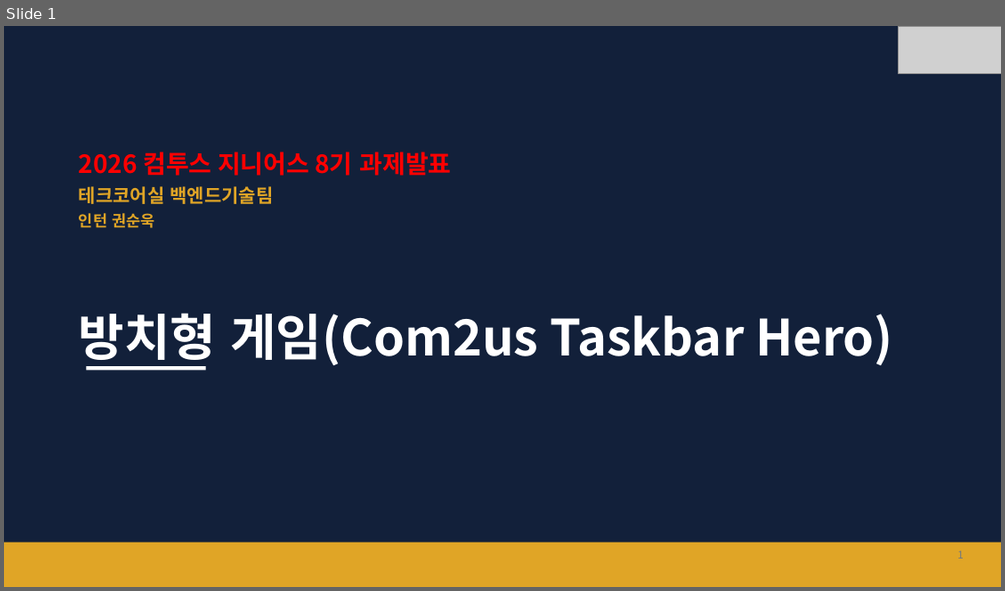
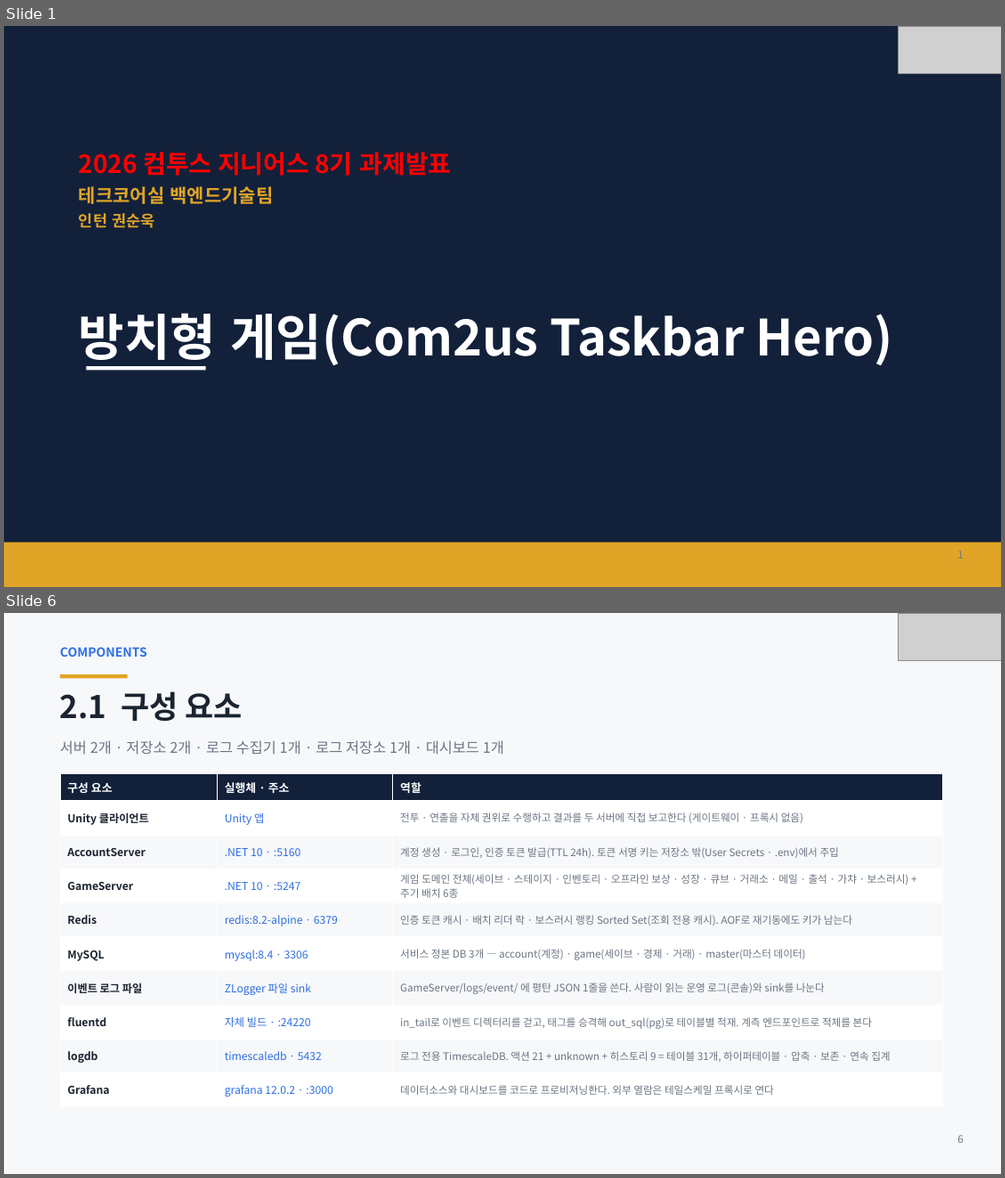
Before and after one commit to ks-wook/com2us-taskbar-hero, a slide deck: docs/com2us-taskbar-hero-발표자료.pptx. Shown one above the other, each under a label of ours: slide 1 before the commit, slides 1 and 6 after it; the slides between them are not shown. The pictures are 1005x591 and 1005x1178 pixels, drawn with LibreOffice and Linux fonts; fonts in the diff are those of the drawing; grey boxes stand for pictures. Boxes give left, top, right and bottom in pixels: in the first picture for what was removed or moved away, otherwise in the second. Text is boxed around its words. In the diff, an @@ line names an element or a change of style, - is before the commit and + after.

```diff
--- a/docs/com2us-taskbar-hero-발표자료.pptx
+++ b/docs/com2us-taskbar-hero-발표자료.pptx
@@ slide 6 added at [4, 613, 1001, 1174], background #FFFFFF @@
@@ rectangle added at [4, 613, 1001, 1174], fill #F7F8FA @@
@@ picture added at [898, 613, 1001, 660] @@
@@ text added at [60, 647, 147, 657], 12 pt, text #2F6FE4, bold @@
+COMPONENTS
@@ rectangle added at [60, 674, 128, 679], fill #E0A526 @@
@@ text added at [60, 691, 243, 721], 30 pt, text #1B2430, bold @@
+2.1 구성 요소
@@ text added at [60, 740, 504, 755], 14 pt, text #6B7684 @@
+서버 2개 · 저장소 2개 · 로그 수집기 1개 · 로그 저장소 1개 · 대시보드 1개
@@ table added at [60, 774, 942, 1107], 10 rows, 3 columns @@
+구성 요소 | 실행체 · 주소 | 역할
+Unity 클라이언트 | Unity 앱 | 전투 · 연출을 자체 권위로 수행하고 결과를 두 서버에 직접 보고한다 (게이트웨이 · 프록시 없음)
+AccountServer | .NET 10 · :5160 | 계정 생성 · 로그인, 인증 토큰 발급(TTL 24h). 토큰 서명 키는 저장소 밖(User Secrets · .env)에서 주입
+GameServer | .NET 10 · :5247 | 게임 도메인 전체(세이브 · 스테이지 · 인벤토리 · 오프라인 보상 · 성장 · 큐브 · 거래소 · 메일 · 출석 · 가챠 · 보스러시) + 주기 배치 6종
+Redis | redis:8.2-alpine · 6379 | 인증 토큰 캐시 · 배치 리더 락 · 보스러시 랭킹 Sorted Set(조회 전용 캐시). AOF로 재기동에도 키가 남는다
+MySQL | mysql:8.4 · 3306 | 서비스 정본 DB 3개 — account(계정) · game(세이브 · 경제 · 거래) · master(마스터 데이터)
+이벤트 로그 파일 | ZLogger 파일 sink | GameServer/logs/event/ 에 평탄 JSON 1줄을 쓴다. 사람이 읽는 운영 로그(콘솔)와 sink를 나눈다
+fluentd | 자체 빌드 · :24220 | in_tail로 이벤트 디렉터리를 걷고, 태그를 승격해 out_sql(pg)로 테이블별 적재. 계측 엔드포인트로 적체를 본다
+logdb | timescaledb · 5432 | 로그 전용 TimescaleDB. 액션 21 + unknown + 히스토리 9 = 테이블 31개, 하이퍼테이블 · 압축 · 보존 · 연속 집계
+Grafana | grafana 12.0.2 · :3000 | 데이터소스와 대시보드를 코드로 프로비저닝한다. 외부 열람은 테일스케일 프록시로 연다
@@ text added at [957, 1135, 963, 1143], 10 pt, text #6B7684 @@
+6
```
Also in this commit, not shown: 22 slides changed, 5 other slides added, 6 slides removed.
